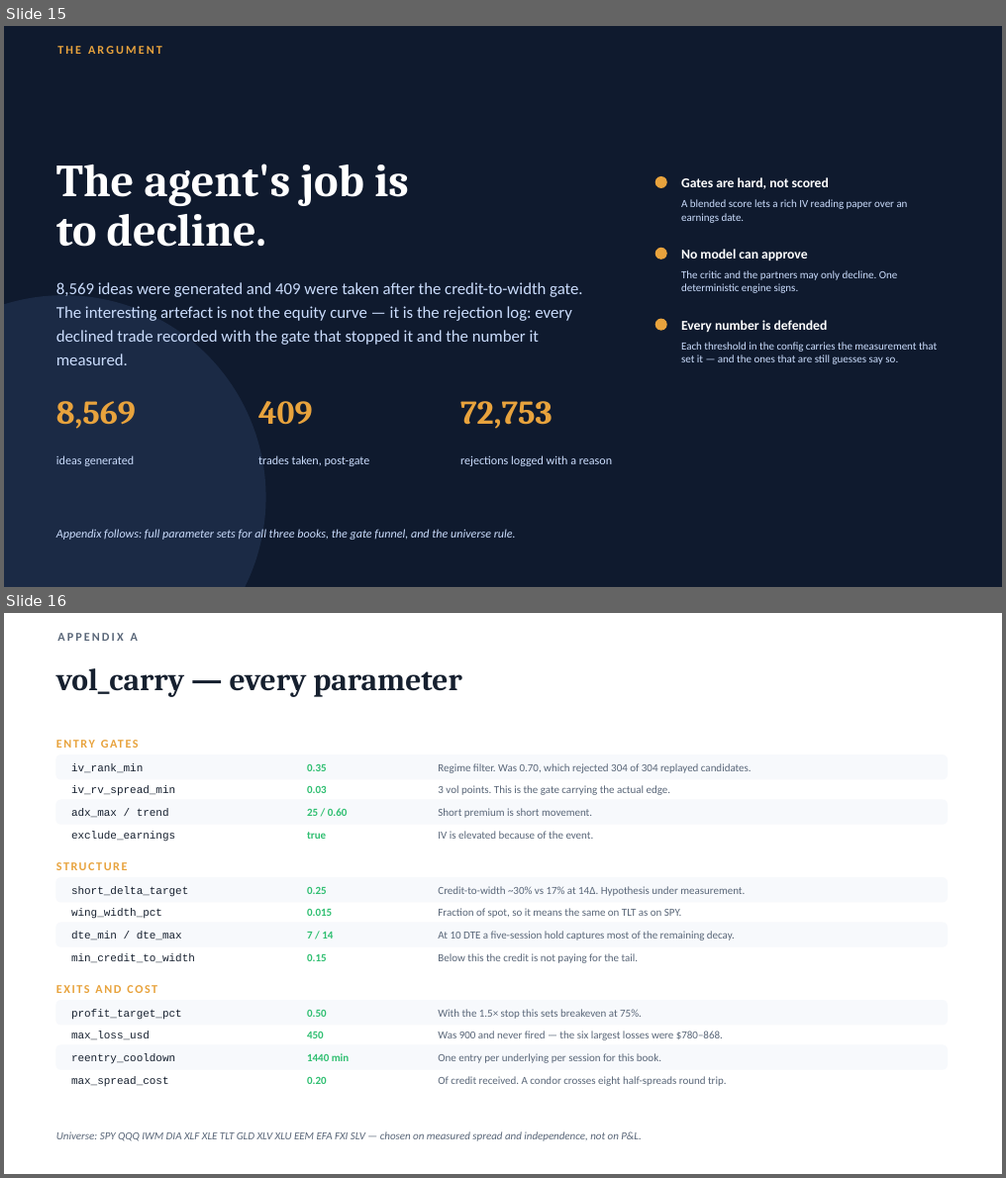
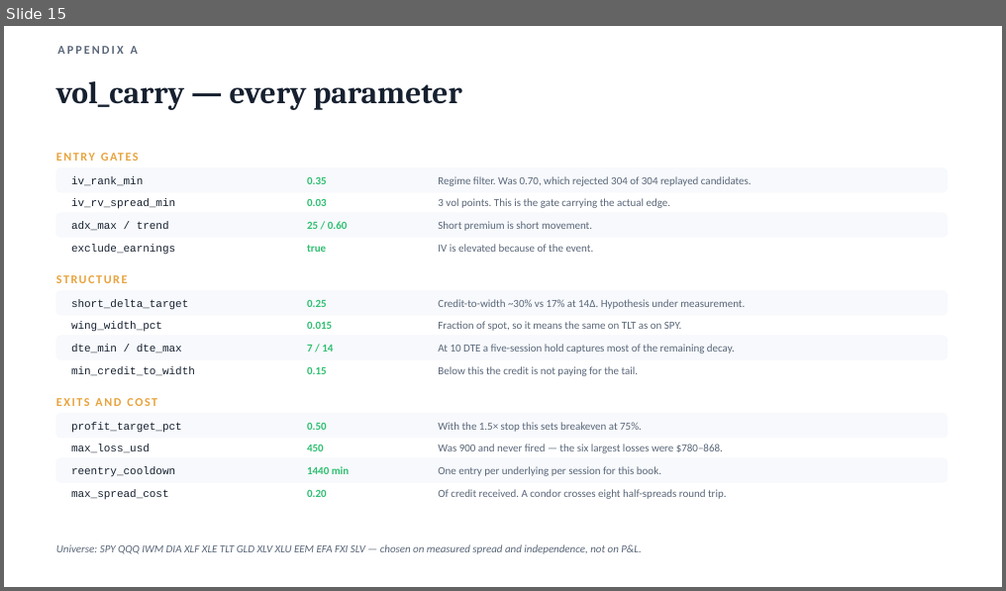
Before and after one commit to hivan04/alpaca-hackathon, a slide deck: docs/options-agent-strategy.pptx. Shown one above the other, each under a label of ours: slides 15 and 16 before the commit, slide 15 after it. The pictures are 1006x1178 and 1006x591 pixels, drawn with LibreOffice and Linux fonts; fonts in the diff are those of the drawing. Boxes give left, top, right and bottom in pixels: in the first picture for what was removed or moved away, otherwise in the second. Text is boxed around its words. In the diff, an @@ line names an element or a change of style, - is before the commit and + after.

```diff
--- a/docs/options-agent-strategy.pptx
+++ b/docs/options-agent-strategy.pptx
@@ slide 15 removed at [4, 26, 1002, 587], background #0F1A2E @@
@@ text removed at [57, 46, 162, 54] @@
-THE ARGUMENT
@@ text removed at [56, 164, 409, 247] @@
-The agent's job is
-to decline.
@@ ellipse removed at [655, 176, 667, 188] @@
@@ text removed at [681, 177, 829, 189] @@
-Gates are hard, not scored
@@ text removed at [681, 199, 908, 223] @@
-A blended score lets a rich IV reading paper over an earnings date.
@@ ellipse removed at [655, 248, 667, 260] @@
@@ text removed at [681, 249, 807, 261] @@
-No model can approve
@@ text removed at [56, 282, 582, 366] @@
-8,569 ideas were generated and 409 were taken after the credit-to-width gate. The interesting artefact is not the equity curve — it is the rejection log: every declined trade recorded with the gate that stopped it and the number it measured.
@@ text removed at [681, 271, 898, 293] @@
-The critic and the partners may only decline. One deterministic engine signs.
@@ ellipse removed at [4, 295, 266, 587] @@
@@ ellipse removed at [655, 319, 667, 331] @@
@@ text removed at [681, 320, 828, 332] @@
-Every number is defended
@@ text removed at [681, 342, 937, 365] @@
-Each threshold in the config carries the measurement that set it — and the ones that are still guesses say so.
@@ text removed at [56, 401, 136, 429] @@
-8,569
@@ text removed at [258, 401, 312, 425] @@
-409
@@ text removed at [460, 401, 552, 429] @@
-72,753
@@ text removed at [56, 456, 134, 467] @@
-ideas generated
@@ text removed at [258, 456, 370, 467] @@
-trades taken, post-gate
@@ text removed at [460, 456, 612, 467] @@
-rejections logged with a reason
@@ text removed at [56, 529, 516, 540] @@
-Appendix follows: full parameter sets for all three books, the gate funnel, and the universe rule.
@@ what was slide 16 is now slide 15 @@
```
Also in this commit, not shown: 2 slides changed, 5 slides added, 5 other slides removed, 19 other files.
